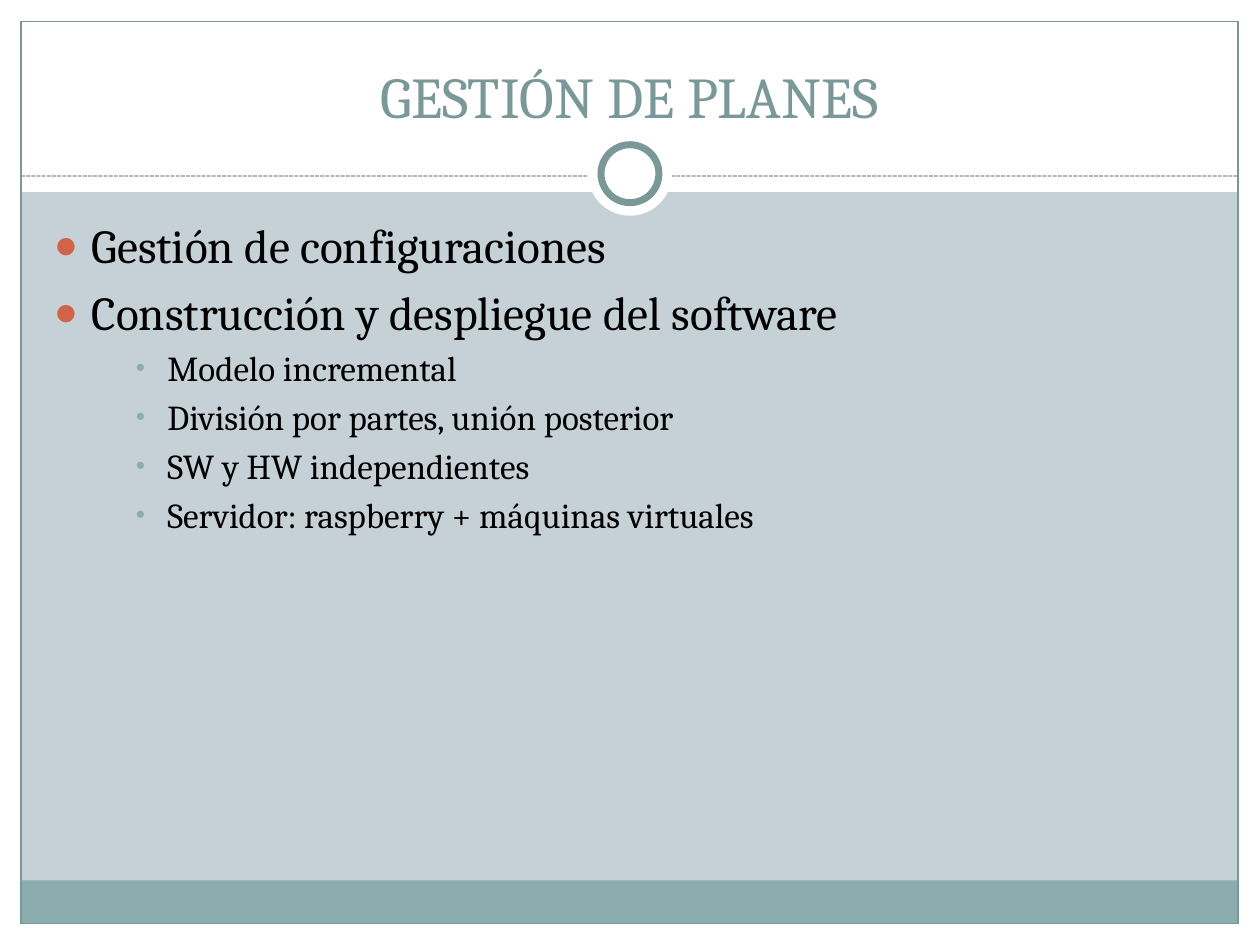
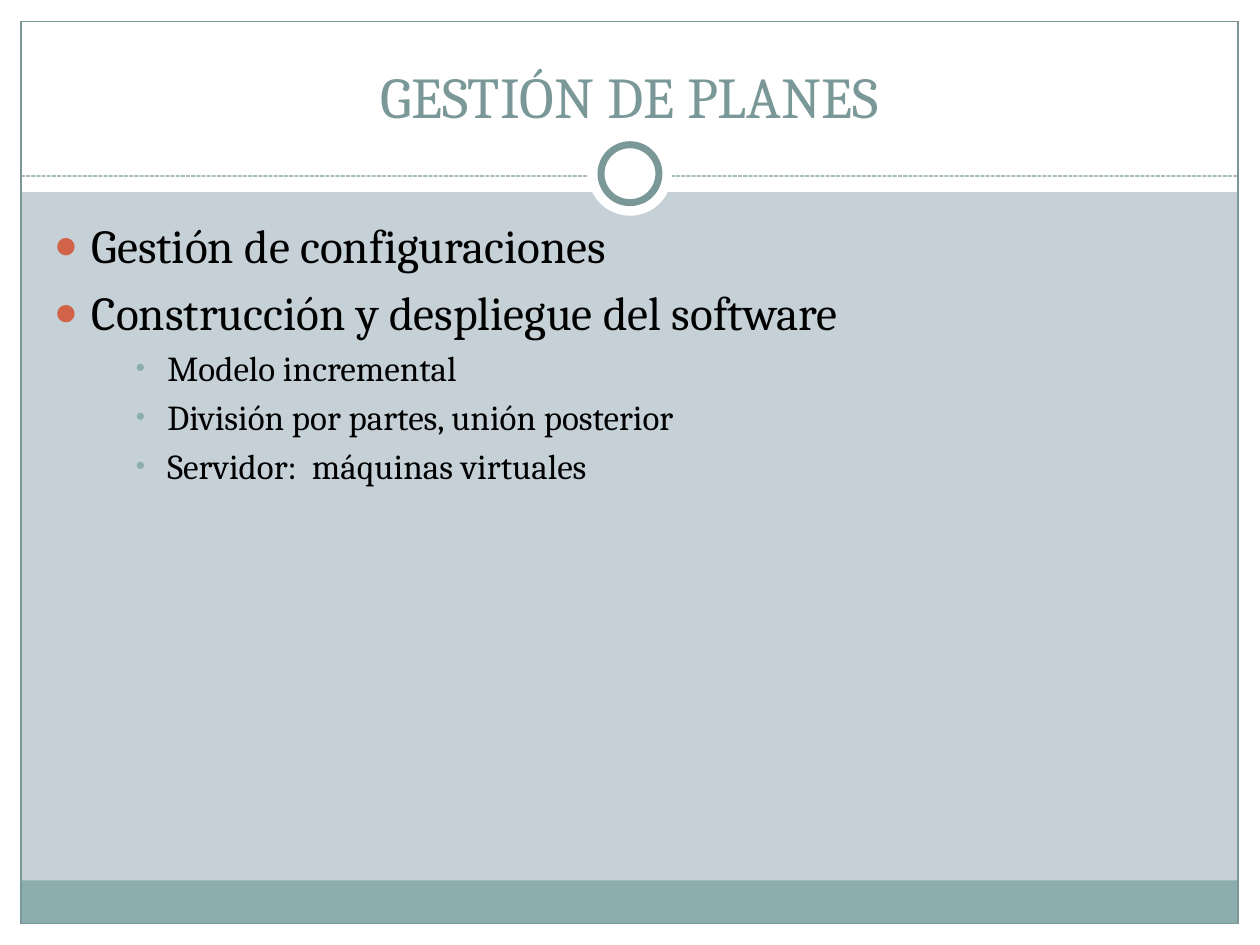
Before and after one commit to UNIZAR-30226-2018-06/MixCrowd-BackEnd, a slide deck: slide 19 of Memoria y presentación/Presentacion tecnica.pptx. Drawn at 1260x945 pixels with LibreOffice and Linux fonts; fonts in the diff are those of the drawing. Boxes give left, top, right and bottom in pixels: in the first picture for what was removed or moved away, otherwise in the second. Text is boxed around its words. In the diff, an @@ line names an element or a change of style, - is before the commit and + after.

```diff
--- a/Memoria y presentación/Presentacion tecnica.pptx
+++ b/Memoria y presentación/Presentacion tecnica.pptx
@@ text at bbox=[167, 454, 587, 487]: text changed @@
-    • SW y HW independientes
-    • Servidor: raspberry + máquinas virtuales
+    • Servidor: máquinas virtuales
```
Also in this commit, not shown: 13 other slides changed.
